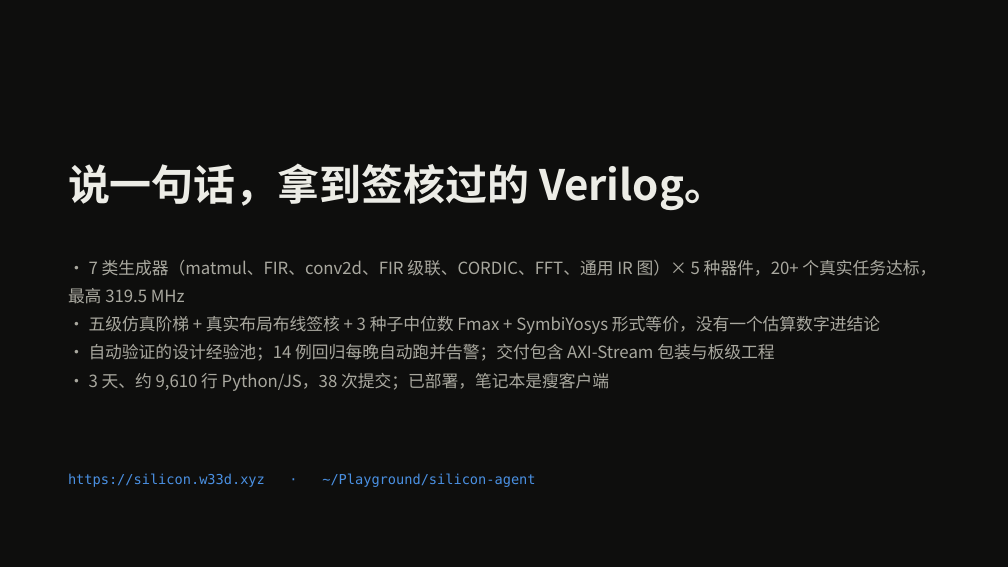
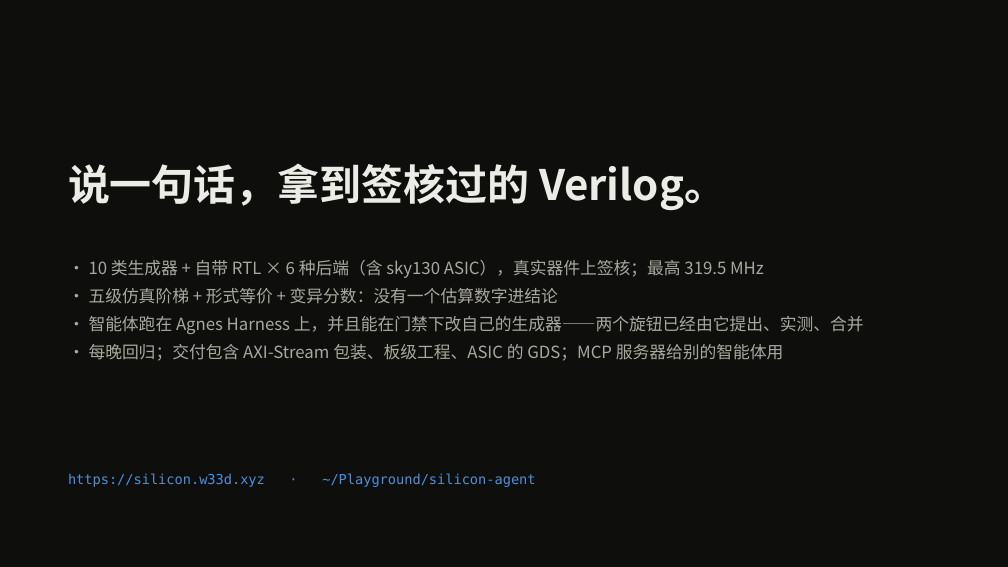
Before and after one commit to Last-emo-boy/SILVOLUTION, a slide deck: slide 18 of docs/silicon-agent-pitch.pptx (slide 17 before the commit). Drawn at 1008x567 pixels with LibreOffice and Linux fonts; fonts in the diff are those of the drawing. Boxes give left, top, right and bottom in pixels: in the first picture for what was removed or moved away, otherwise in the second. Text is boxed around its words. In the diff, an @@ line names an element or a change of style, - is before the commit and + after.

```diff
--- a/docs/silicon-agent-pitch.pptx
+++ b/docs/silicon-agent-pitch.pptx
@@ text at bbox=[89, 260, 864, 361]: text changed @@
-• 7 类生成器（matmul、FIR、conv2d、FIR 级联、CORDIC、FFT、通用 IR 图）× 5 种器件，20+ 个真实任务达标，最高 319.5 MHz
-• 五级仿真阶梯 + 真实布局布线签核 + 3 种子中位数 Fmax + SymbiYosys 形式等价，没有一个估算数字进结论
-• 自动验证的设计经验池；14 例回归每晚自动跑并告警；交付包含 AXI-Stream 包装与板级工程
-• 3 天、约 9,610 行 Python/JS，38 次提交；已部署，笔记本是瘦客户端
+• 10 类生成器 + 自带 RTL × 6 种后端（含 sky130 ASIC），真实器件上签核；最高 319.5 MHz
+• 五级仿真阶梯 + 形式等价 + 变异分数：没有一个估算数字进结论
+• 智能体跑在 Agnes Harness 上，并且能在门禁下改自己的生成器——两个旋钮已经由它提出、实测、合并
+• 每晚回归；交付包含 AXI-Stream 包装、板级工程、ASIC 的 GDS；MCP 服务器给别的智能体用
```
Also in this commit, not shown: 1 other slide changed, 1 slide added, 1 other file.
